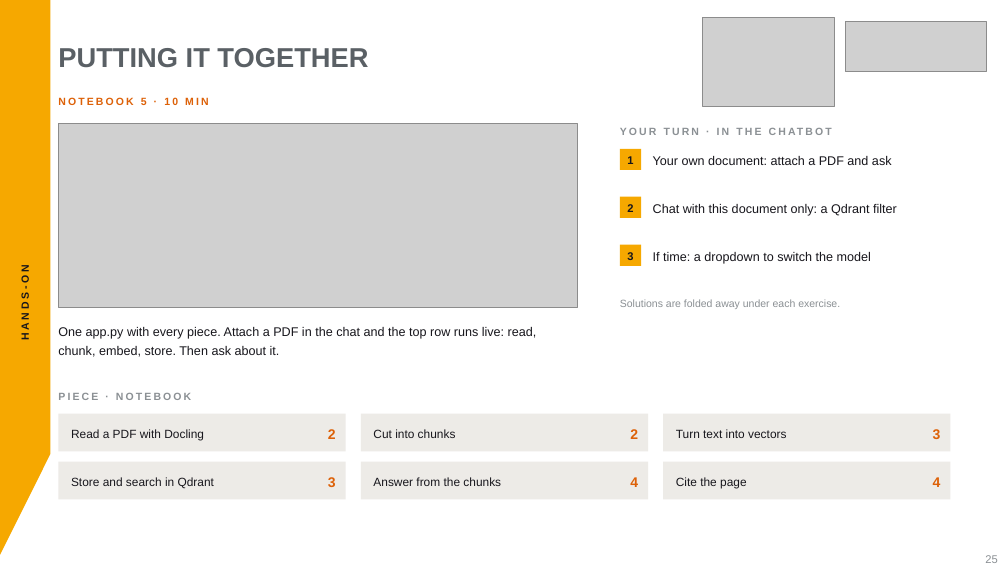
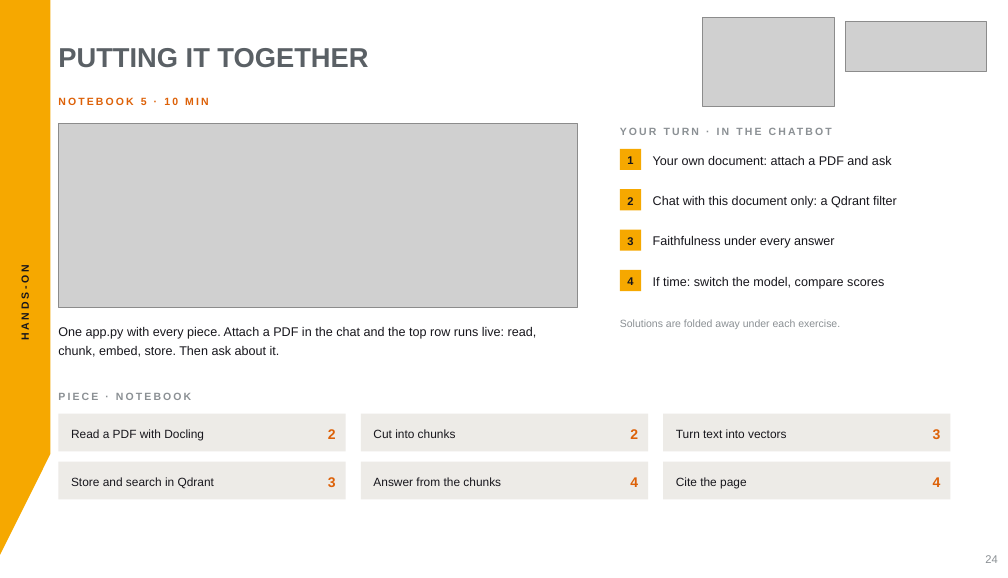
Before and after one commit to aihpi/workshop-rag-basics, a slide deck: slide 24 of workshop/slides/rag-workshop.pptx (slide 25 before the commit). Drawn at 1008x578 pixels with LibreOffice and Linux fonts; fonts in the diff are those of the drawing; grey boxes stand for pictures. Boxes give left, top, right and bottom in pixels: in the first picture for what was removed or moved away, otherwise in the second. Text is boxed around its words. In the diff, an @@ line names an element or a change of style, - is before the commit and + after.

```diff
--- a/workshop/slides/rag-workshop.pptx
+++ b/workshop/slides/rag-workshop.pptx
@@ text "2" moved from (x1=627, y1=204, x2=633, y2=212) to (x1=627, y1=197, x2=633, y2=205) @@
@@ rectangle moved from (x1=620, y1=197, x2=641, y2=218) to (x1=620, y1=189, x2=641, y2=210) @@
@@ text "Chat with this document only: ..." moved from (x1=653, y1=204, x2=897, y2=216) to (x1=653, y1=196, x2=897, y2=208) @@
@@ text "3" moved from (x1=627, y1=252, x2=633, y2=260) to (x1=627, y1=237, x2=633, y2=245) @@
@@ rectangle moved from (x1=620, y1=244, x2=641, y2=266) to (x1=620, y1=229, x2=641, y2=250) @@
@@ text added at (x1=653, y1=236, x2=835, y2=248), 18 pt, text #17161C @@
+Faithfulness under every answer
@@ rectangle added at (x1=620, y1=270, x2=641, y2=291), fill #F6A800 @@
@@ text added at (x1=627, y1=277, x2=633, y2=285), 16 pt, text #17161C, bold @@
+4
@@ text at (x1=653, y1=277, x2=884, y2=289): text changed @@
-If time: a dropdown to switch the model
+If time: switch the model, compare scores
@@ text "Solutions are folded away under ..." moved from (x1=620, y1=299, x2=840, y2=309) to (x1=620, y1=319, x2=840, y2=329) @@
@@ text at (x1=985, y1=555, x2=997, y2=563): text changed @@
-25
+24
```
Also in this commit, not shown: 25 other slides changed, 1 slide removed, 5 other files.
